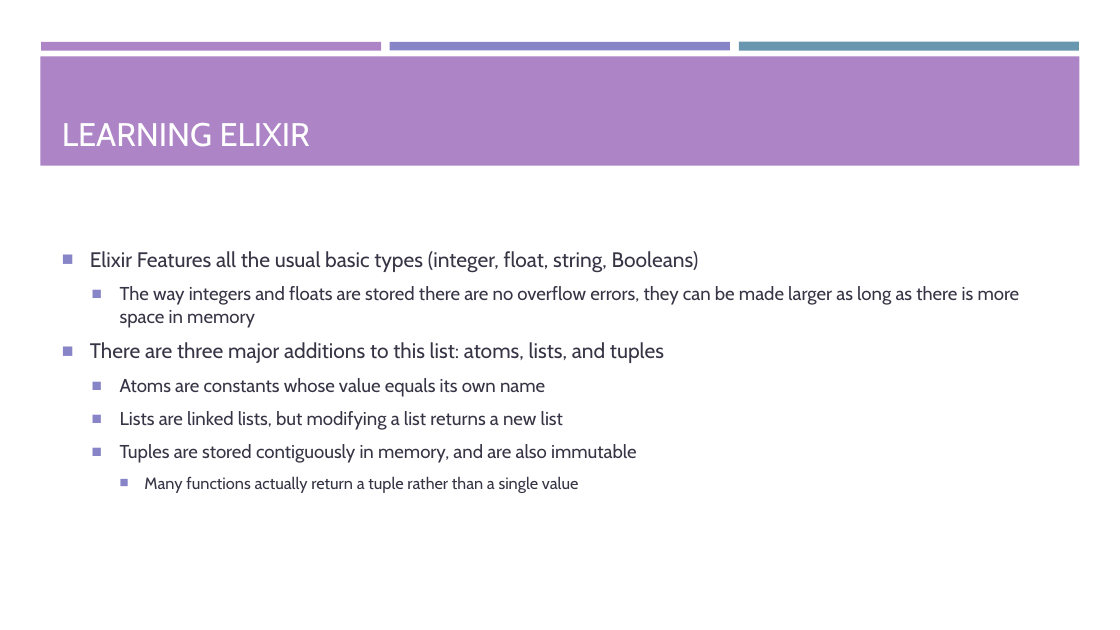
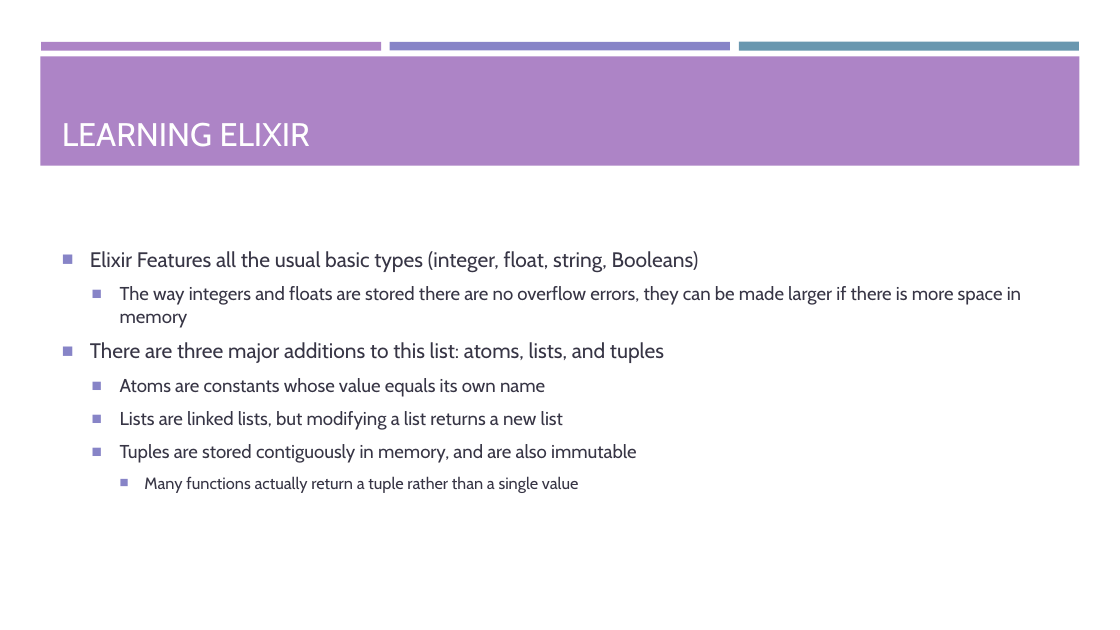
Before and after one commit to Tyl13/CS1645-Project, a slide deck: slide 3 of Presentation.pptx. Drawn at 1120x630 pixels with LibreOffice and Linux fonts; fonts in the diff are those of the drawing. Boxes give left, top, right and bottom in pixels: in the first picture for what was removed or moved away, otherwise in the second. Text is boxed around its words. In the diff, an @@ line names an element or a change of style, - is before the commit and + after.

```diff
--- a/Presentation.pptx
+++ b/Presentation.pptx
@@ text at (x1=120, y1=286, x2=1021, y2=328): text changed @@
-  ■ The way integers and floats are stored there are no overflow errors, they can be made larger as long as there is more space in memory
+  ■ The way integers and floats are stored there are no overflow errors, they can be made larger if there is more space in memory
```
Also in this commit, not shown: 5 other slides changed, 12 slides added, 1 slide removed.
